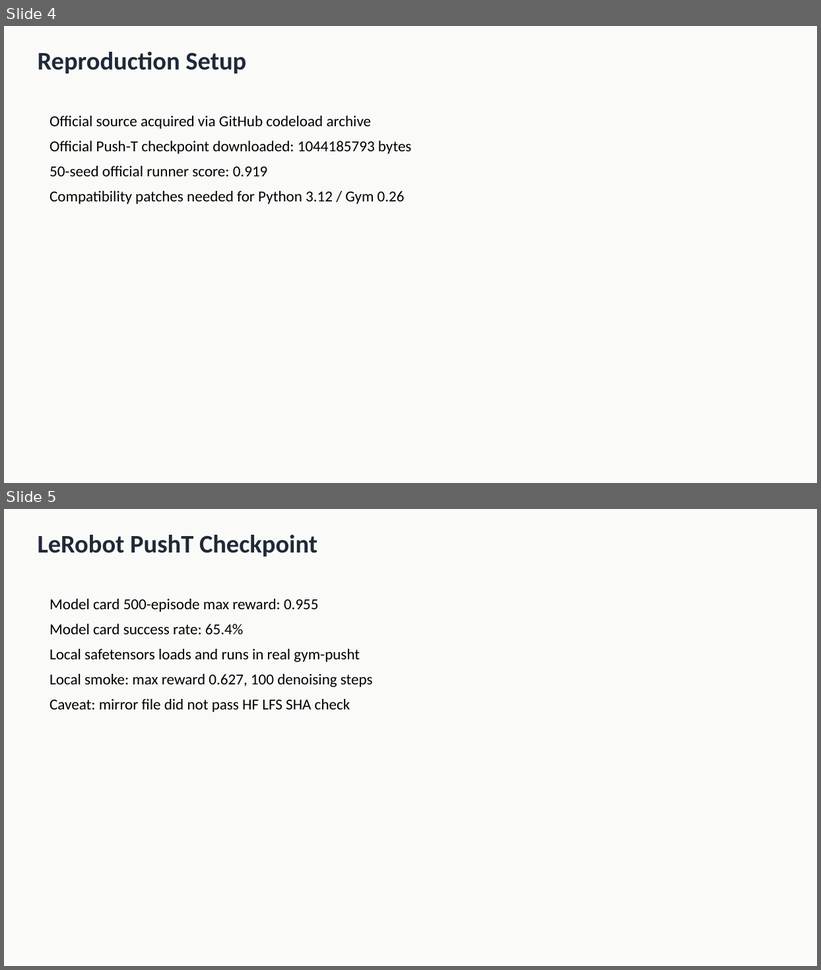
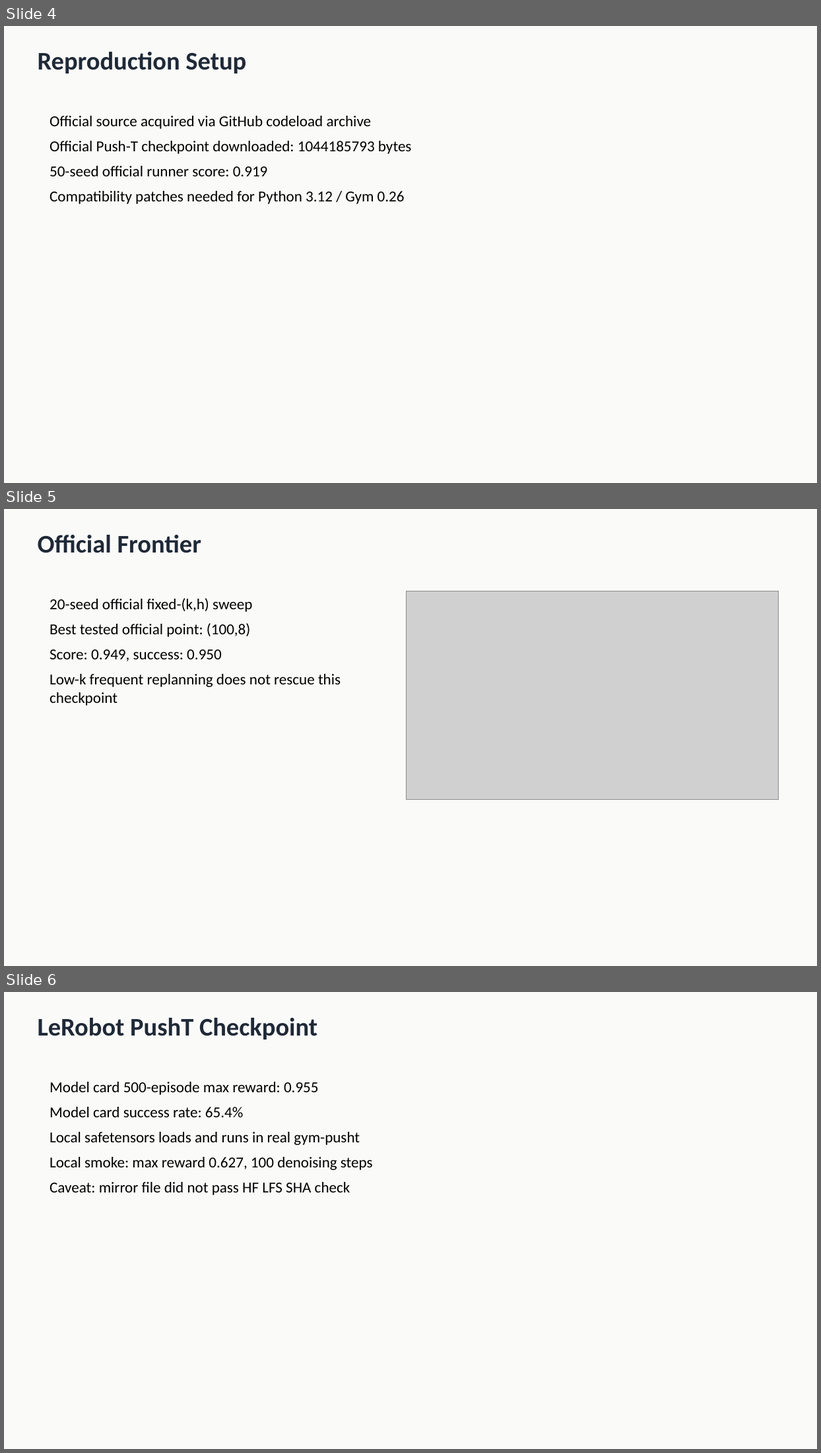
Before and after one commit to TheNight-Watch/RF_FinalProject, a slide deck: slides/final_presentation.pptx. Shown one above the other, each under a label of ours: slides 4 and 5 before the commit, slides 4, 5 and 6 after it. The pictures are 821x970 and 821x1453 pixels, drawn with LibreOffice and Linux fonts; fonts in the diff are those of the drawing; grey boxes stand for pictures. Boxes give left, top, right and bottom in pixels: in the first picture for what was removed or moved away, otherwise in the second. Text is boxed around its words. In the diff, an @@ line names an element or a change of style, - is before the commit and + after.

```diff
--- a/slides/final_presentation.pptx
+++ b/slides/final_presentation.pptx
@@ slide 5 added at (4,509,817,966), background #FAFAF9 @@
@@ text added at (38,535,201,553), 30 pt, text #1F2937, bold @@
+Official Frontier
@@ text added at (50,598,341,706), 18 pt, text #000000 @@
+20-seed official fixed-(k,h) sweep
+Best tested official point: (100,8)
+Score: 0.949, success: 0.950
+Low-k frequent replanning does not rescue this checkpoint
@@ picture added at (407,591,779,800) @@
@@ what was slide 5 is now slide 6 @@
```
Also in this commit, not shown: 4 slides changed, 40 other files.
